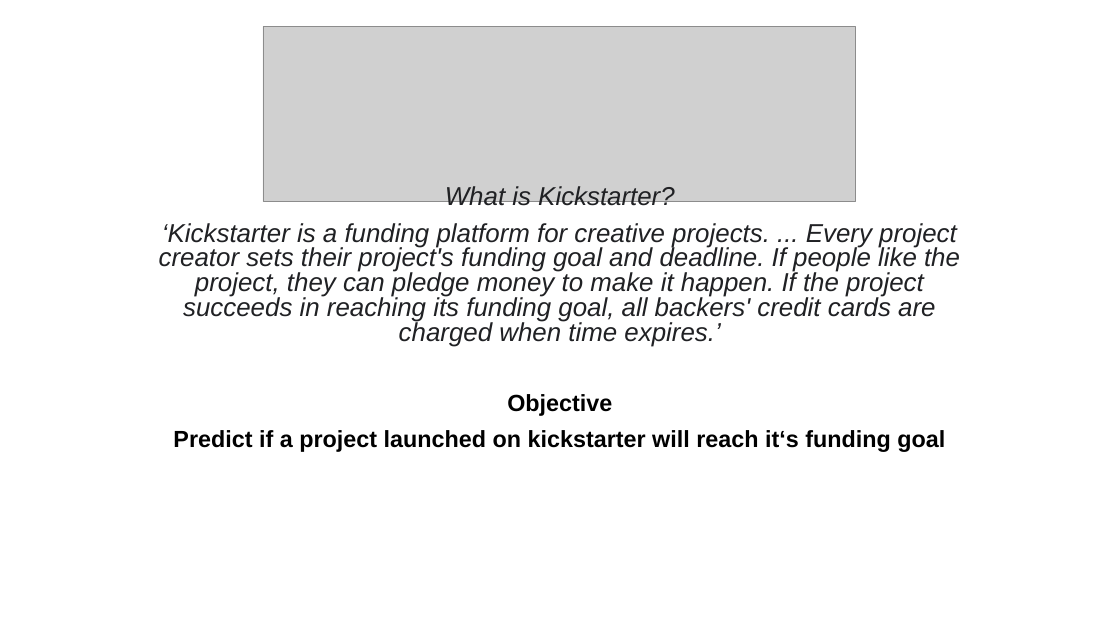
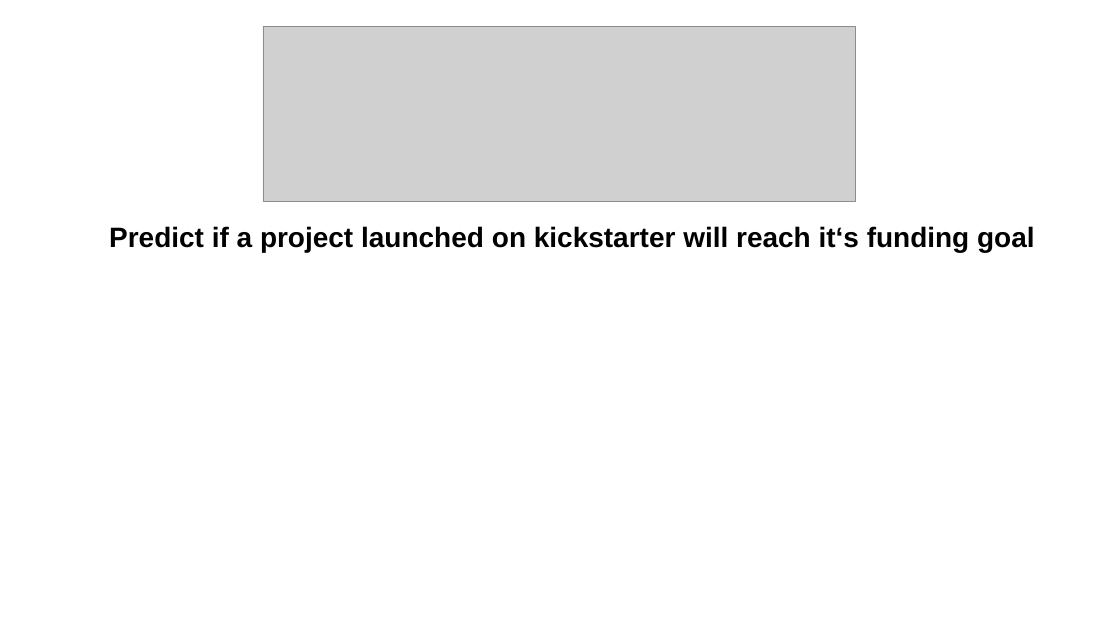
Before and after one commit to nicolerichter1989/kickstarter, a slide deck: slide 1 of kickstarter_presentation.pptx. Drawn at 1120x630 pixels with LibreOffice and Linux fonts; fonts in the diff are those of the drawing; grey boxes stand for pictures. Boxes give left, top, right and bottom in pixels: in the first picture for what was removed or moved away, otherwise in the second. Text is boxed around its words. In the diff, an @@ line names an element or a change of style, - is before the commit and + after.

```diff
--- a/kickstarter_presentation.pptx
+++ b/kickstarter_presentation.pptx
@@ subtitle "Predict if a project launched ...": place and size @@
-subtitle "Predict if a project launched ..." at (173,394,945,452)
+subtitle "Predict if a project launched ..." at (109,226,1035,252)
@@ subtitle "Predict if a project launched ..." at (109,226,1035,252): size 20 to 24 pt @@
@@ text removed at (159,186,960,347) @@
-What is Kickstarter?
-‘Kickstarter is a funding platform for creative projects. ... Every project creator sets their project's funding goal and deadline. If people like the project, they can pledge money to make it happen. If the project succeeds in reaching its funding goal, all backers' credit cards are charged when time expires.’
@@ subtitle at (507,394,612,416): paragraph removed @@
-Objective
```
Also in this commit, not shown: 2 other slides changed, 5 slides added, 1 slide removed, 3 other files.
